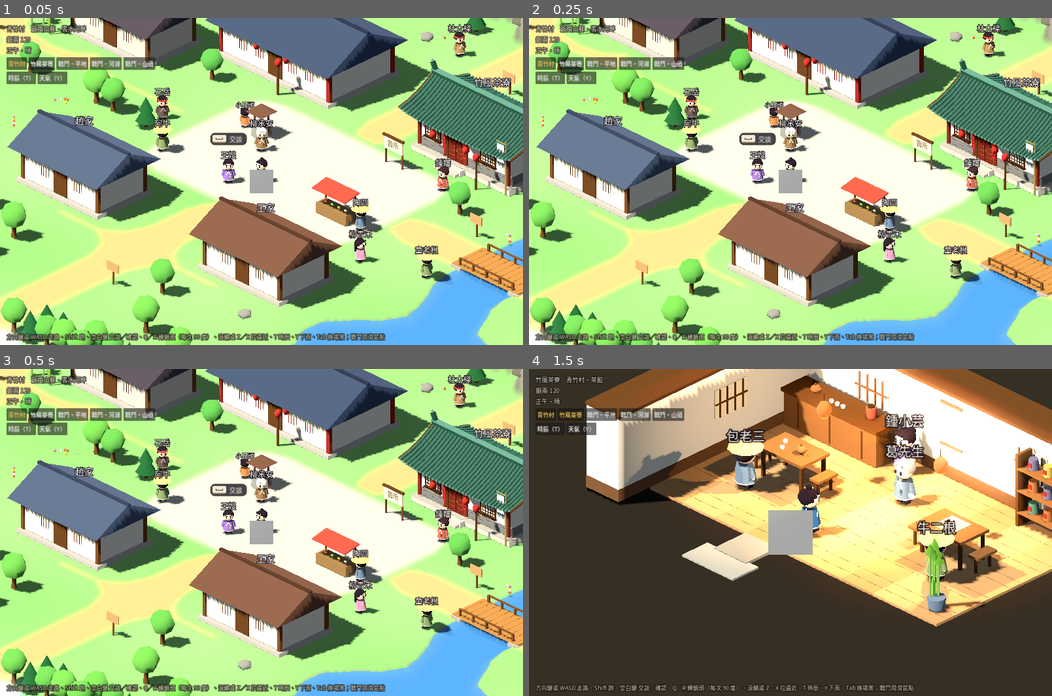
Above: before the commit, frames 1-4 (two rows, left to right).
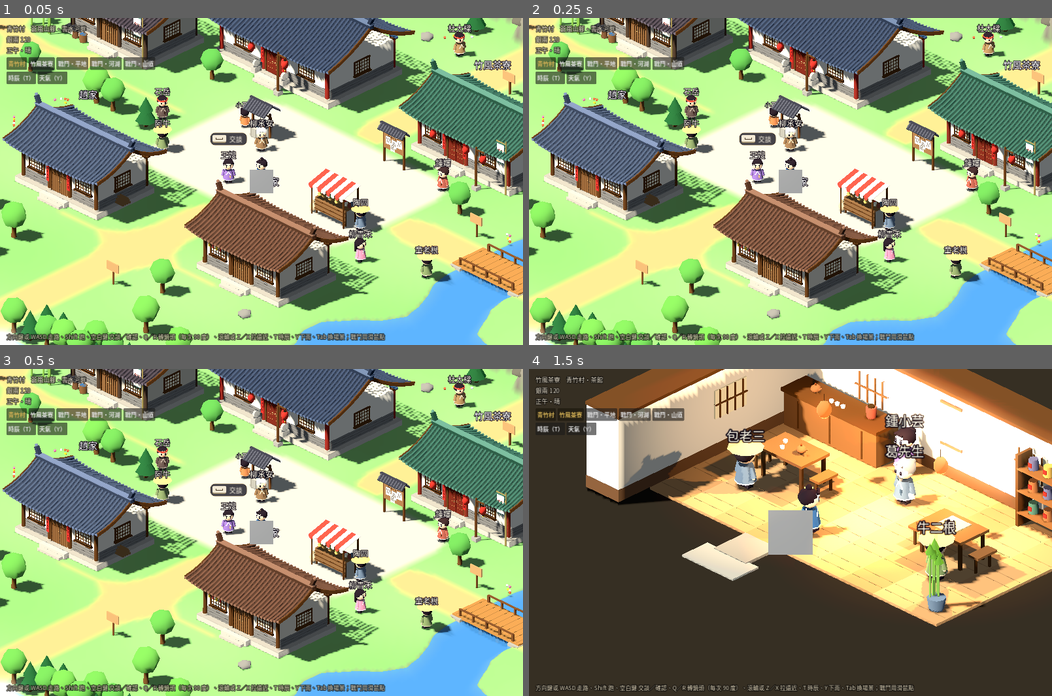
Above: after the commit, the same moments.

Repository: aidankaokao/wuxia-pixel-game
Game: Godot game, scene res://scenes/main.tscn
Two runs of this game, one before a commit and one after it. Both use one fixed random seed, a clock stepped at 60 frames per second and the inputs below.
Inputs (mouse positions are in pixels of both pictures, inside the frame that each line leads up to):
- Up to frame 1 (0.05 s): no input
- Up to frame 2 (0.25 s): no input
- Up to frame 3 (0.5 s): no input
- Up to frame 4 (1.5 s): click "竹風茶寮" at 0.5 s; tap Enter at 1.25 s; move the mouse to (905, 516) at 1.27 s; hold Right from 1.28 s (still down); hold Z from 1.28 s (still down); click (905, 516) at 1.42 s

The runs differ from the first frame. In frame 1, 21% of the frame differs, in the area x 0-100%, y 0-90%; in frame 2, 21%; in frame 3, 21%; in frame 4, nothing differs.

Commit message:
Godot 版：精細版房子套到全村（五種樣式），水井、攤子、告示欄、燈籠柱精細版
Co-Authored-By: Claude Opus 5.5 <noreply@anthropic.com>

Diff:
--- a/godot/scripts/fine_house.gd
+++ b/godot/scripts/fine_house.gd
@@ -1,5 +1,5 @@
 class_name FineHouse
-## 精細版的房子（先做竹風茶寮給使用者看）：
+## 精細版的房子（青竹村五種樣式：大宅、茶寮、鐵鋪、兩種民居）：
 ## - 屋頂：中間微微下凹的兩面坡，一行行筒瓦從屋脊排到屋簷，簷口一排瓦當；屋脊兩端往上翹，屋簷四角飛起；兩頭有博風板。
 ## - 屋身：石砌台基與門前石階、朱紅圓柱、柱頭的小斗拱、額枋、下半截磚牆；格子窗（窗櫺）、兩扇門板（門釘、門環）、
 ##   門邊一對春聯、門楣上的匾額、簷下兩盞燈籠，門前一支寫著「茶」的幌子。
@@ -8,10 +8,20 @@
 const PLINTH := 0.25
 const WALL_H := 1.5
 
+## 各樣式的細節：柱子顏色、柱頭彩繪色、牆色、門要不要門釘（大戶、店家才有）、春聯、屋頂高、額外的擺設
+const STYLE := {
+	"hall": {"pillar": "8a2e26", "band": "3e5a7a", "wall": "ece2cc", "studs": true, "couplet": ["耕讀傳家", "勤儉持身"], "rise": 1.45, "extra": "drums"},
+	"teahouse": {"pillar": "7a3226", "band": "3e6656", "wall": "ece2cc", "studs": true, "couplet": ["竹影搖風", "茶香引客"], "rise": 1.15, "extra": ""},
+	"smithy": {"pillar": "4a3a2e", "band": "5a4a44", "wall": "c9bda6", "studs": false, "couplet": [], "rise": 1.05, "extra": "forge"},
+	"house": {"pillar": "5a3a22", "band": "", "wall": "e8dcc4", "studs": false, "couplet": ["春回大地", "福滿人間"], "rise": 1.05, "extra": "firewood"},
+	"house2": {"pillar": "5a3a22", "band": "", "wall": "e4d6bc", "studs": false, "couplet": [], "rise": 1.05, "extra": "corn"},
+}
+
 
 ## v 是村子（燈籠要登記到它的 lamps 才會隨時辰亮）；回傳整棟房子
 static func build(v: Village, b: Dictionary) -> Node3D:
 	var st: Dictionary = b.st
+	var S: Dictionary = STYLE.get(b.style, STYLE["house"])
 	var w: float = st.w
 	var d: float = st.h
 	var root := Node3D.new()
@@ -19,9 +29,10 @@
 	var back := 0.7
 	var cz := (front + back) / 2.0
 	var door_x: float = st.door + 0.5
-	var timber := Color("7a3226")
+	var timber := Color(S.pillar)
 	var wood := Color("5a3a22")
-	var plaster := Color("ece2cc")
+	var band := Color(S.band) if S.band != "" else wood
+	var plaster := Color(st.get("wall", S.wall))
 	var stone := Color("b8b0a0")
 	var base_y := PLINTH
 	var top_y := PLINTH + WALL_H
@@ -46,21 +57,26 @@
 	# ── 柱子：前排（兩端、門兩側）、後排兩端；柱頭一個小斗拱 ──
 	var cols := [0.3, door_x - 0.62, door_x + 0.62, w - 0.3]
 	for x in cols:
-		_pillar(root, Vector3(x, base_y, fz + 0.06), timber)
+		_pillar(root, Vector3(x, base_y, fz + 0.06), timber, band)
 	for x in [0.3, w - 0.3]:
-		_pillar(root, Vector3(x, base_y, cz - body_d / 2.0 - 0.06), timber)
+		_pillar(root, Vector3(x, base_y, cz - body_d / 2.0 - 0.06), timber, band)
 	# 額枋（柱子之間的橫樑）與樑上的彩繪色帶
 	root.add_child(Mk.box(Vector3(w - 0.4, 0.18, 0.12), timber, Vector3(wx, top_y - 0.12, fz + 0.06)))
-	root.add_child(Mk.box(Vector3(w - 0.6, 0.06, 0.13), Color("3e6656"), Vector3(wx, top_y - 0.12, fz + 0.065)))
-
-	# ── 門：兩扇門板、門釘、門環，門框 ──
+	root.add_child(Mk.box(Vector3(w - 0.6, 0.06, 0.13), band, Vector3(wx, top_y - 0.12, fz + 0.065)))
+
+	# ── 門：兩扇門板（大戶、店家是紅漆加門釘，民居是木板拼的），門環，門框 ──
 	var leaf_w := 0.48
 	for side in [-1, 1]:
 		var cx: float = door_x + side * leaf_w / 2.0
-		root.add_child(Mk.box(Vector3(leaf_w - 0.03, 1.15, 0.06), Color("6a2a20"), Vector3(cx, base_y + 0.575, fz + 0.02)))
-		for r in 4:
-			for c in 3:
-				root.add_child(Mk.ball(0.018, Color("d8b060"), Vector3(cx - 0.13 + c * 0.13, base_y + 0.3 + r * 0.22, fz + 0.06), 4))
+		root.add_child(Mk.box(Vector3(leaf_w - 0.03, 1.15, 0.06), Color("6a2a20") if S.studs else Color("7a5636"), Vector3(cx, base_y + 0.575, fz + 0.02)))
+		if S.studs:
+			for r in 4:
+				for c in 3:
+					root.add_child(Mk.ball(0.018, Color("d8b060"), Vector3(cx - 0.13 + c * 0.13, base_y + 0.3 + r * 0.22, fz + 0.06), 4))
+		else:
+			for k in 3:
+				root.add_child(Mk.box(Vector3(0.012, 1.1, 0.065), Color("5a3a22"), Vector3(cx - 0.12 + k * 0.12, base_y + 0.575, fz + 0.025)))
+			root.add_child(Mk.box(Vector3(leaf_w - 0.06, 0.05, 0.07), Color("5a3a22"), Vector3(cx, base_y + 0.85, fz + 0.03)))
 		var ring := MeshInstance3D.new()
 		var tm := TorusMesh.new()
 		tm.inner_radius = 0.035
@@ -77,8 +93,8 @@
 		root.add_child(Mk.box(Vector3(0.08, 1.2, 0.1), wood, Vector3(door_x + side * (leaf_w + 0.04), base_y + 0.6, fz + 0.04)))
 
 	# ── 春聯（門邊兩根柱子上） ──
-	var lines := ["竹影搖風", "茶香引客"]
-	for i in 2:
+	var lines: Array = S.couplet
+	for i in lines.size():
 		var x: float = door_x + (-0.62 if i == 0 else 0.62)
 		root.add_child(Mk.box(Vector3(0.15, 0.82, 0.02), Color("c8302a"), Vector3(x, base_y + 0.85, fz + 0.16)))
 		var t := Label3D.new()
@@ -115,21 +131,104 @@
 		root.add_child(t2)
 
 	# ── 屋頂 ──
-	_roof(root, st, w, back, front, cz, top_y + 0.05)
+	_roof(root, st, w, back, front, cz, top_y + 0.05, S.rise)
 
 	# ── 簷下燈籠、門前幌子 ──
-	for lx in [door_x - 1.0, door_x + 1.0]:
-		v._lantern(root, Vector3(lx, top_y - 0.35, fz + 0.45))
-	_flag(root, Vector3(w - 0.25, 0, front + 0.25), "茶")
+	if st.get("lanterns", false):
+		for lx in [door_x - 1.0, door_x + 1.0]:
+			v._lantern(root, Vector3(lx, top_y - 0.35, fz + 0.45))
+	var flag: String = b.get("flag", "")
+	if flag != "":
+		_flag(root, Vector3(w - 0.25, 0, front + 0.25), flag)
+	# ── 各樣式自己的東西 ──
+	match S.extra:
+		"drums":
+			# 大宅門口一對抱鼓石
+			for side in [-1, 1]:
+				var p := Vector3(door_x + side * 0.85, base_y, fz + 0.32)
+				root.add_child(Mk.box(Vector3(0.24, 0.22, 0.4), Color("a8a296"), p + Vector3(0, 0.11, 0)))
+				var drum := Mk.cyl(0.17, 0.17, 0.12, Color("b8b2a4"), p + Vector3(0, 0.38, 0), 12)
+				drum.rotation.z = PI / 2.0
+				root.add_child(drum)
+		"forge":
+			# 鐵鋪：屋後的石砌煙囪（冒煙）、門外的鐵砧與淬火的水桶
+			var ch := Vector3(w - 1.3, 0, cz - 0.4)
+			root.add_child(Mk.box(Vector3(0.45, top_y + S.rise + 0.9, 0.45), Color("8a8478"), ch + Vector3(0, (top_y + S.rise + 0.9) / 2.0, 0)))
+			root.add_child(Mk.box(Vector3(0.55, 0.1, 0.55), Color("6a6660"), ch + Vector3(0, top_y + S.rise + 0.9, 0)))
+			_smoke(root, ch + Vector3(0, top_y + S.rise + 1.0, 0))
+			var an := Vector3(0.75, 0, front + 0.3)
+			root.add_child(Mk.cyl(0.13, 0.16, 0.35, Color("6a4a32"), an + Vector3(0, 0.175, 0), 8))
+			root.add_child(Mk.box(Vector3(0.42, 0.14, 0.18), Color("3a3a40"), an + Vector3(0, 0.42, 0)))
+			root.add_child(Mk.cone(0.07, 0.2, Color("3a3a40"), an + Vector3(-0.28, 0.43, 0), 4))
+			root.get_child(root.get_child_count() - 1).rotation.z = PI / 2.0
+			root.add_child(Mk.cyl(0.18, 0.16, 0.36, Color("7a5636"), an + Vector3(0.5, 0.18, 0.05), 10))
+			root.add_child(Mk.cyl(0.15, 0.15, 0.02, Color("3a5f86"), an + Vector3(0.5, 0.35, 0.05), 10))
+		"firewood":
+			# 民居：側牆邊一堆劈好的柴
+			var fw := Vector3(w - 0.12, base_y, cz + 0.2)
+			for r in 3:
+				for k in 4 - r:
+					var log := Mk.cyl(0.06, 0.06, 0.7, Color("8a6440"), fw + Vector3(0, 0.06 + r * 0.11, -0.2 + k * 0.13 + r * 0.06), 6)
+					log.rotation.x = PI / 2.0
+					log.rotation.y = PI / 2.0
+					root.add_child(log)
+		"corn":
+			# 民居：簷下掛著一串串玉米與辣椒
+			for k in 4:
+				var p := Vector3(0.7 + k * 0.22, top_y - 0.25, fz + 0.2)
+				root.add_child(Mk.cyl(0.005, 0.005, 0.2, Color("3a2a1a"), p + Vector3(0, 0.12, 0), 3))
+				for r in 3:
+					root.add_child(Mk.ball(0.045, Color("e8b830") if k % 2 == 0 else Color("c8302a"), p - Vector3(0, r * 0.08, 0), 5))
 	return root
 
 
+## 煙囪的煙：幾團灰白的小雲慢慢往上飄（GPU 粒子）
+static func _smoke(root: Node3D, at: Vector3) -> void:
+	var fx := GPUParticles3D.new()
+	fx.amount = 10
+	fx.lifetime = 3.0
+	fx.position = at
+	var pm := ParticleProcessMaterial.new()
+	pm.direction = Vector3(0.2, 1, 0)
+	pm.spread = 12.0
+	pm.initial_velocity_min = 0.3
+	pm.initial_velocity_max = 0.5
+	pm.gravity = Vector3.ZERO
+	pm.scale_min = 0.6
+	pm.scale_max = 1.2
+	var curve := Curve.new()
+	curve.add_point(Vector2(0, 0.4))
+	curve.add_point(Vector2(1, 1.4))
+	var ct := CurveTexture.new()
+	ct.curve = curve
+	pm.scale_curve = ct
+	var grad := Gradient.new()
+	grad.set_color(0, Color(0.85, 0.85, 0.85, 0.6))
+	grad.set_color(1, Color(0.85, 0.85, 0.85, 0.0))
+	var gt := GradientTexture1D.new()
+	gt.gradient = grad
+	pm.color_ramp = gt
+	fx.process_material = pm
+	var puff := SphereMesh.new()
+	puff.radius = 0.16
+	puff.height = 0.32
+	puff.radial_segments = 6
+	puff.rings = 3
+	var m := StandardMaterial3D.new()
+	m.vertex_color_use_as_albedo = true
+	m.transparency = BaseMaterial3D.TRANSPARENCY_ALPHA
+	m.shading_mode = BaseMaterial3D.SHADING_MODE_UNSHADED
+	puff.material = m
+	fx.draw_pass_1 = puff
+	root.add_child(fx)
+
+
 ## 圓柱：柱礎（石墩）、紅漆柱身、柱頭斗拱
-static func _pillar(root: Node3D, at: Vector3, timber: Color) -> void:
+static func _pillar(root: Node3D, at: Vector3, timber: Color, band: Color) -> void:
 	root.add_child(Mk.cyl(0.13, 0.15, 0.1, Color("a8a090"), at + Vector3(0, 0.05, 0), 8))
 	root.add_child(Mk.cyl(0.085, 0.09, WALL_H, timber, at + Vector3(0, WALL_H / 2.0, 0), 10))
 	root.add_child(Mk.box(Vector3(0.26, 0.08, 0.26), Color("5a3a22"), at + Vector3(0, WALL_H + 0.02, 0)))
-	root.add_child(Mk.box(Vector3(0.4, 0.07, 0.14), Color("3e6656"), at + Vector3(0, WALL_H + 0.09, 0)))
+	root.add_child(Mk.box(Vector3(0.4, 0.07, 0.14), band, at + Vector3(0, WALL_H + 0.09, 0)))
 
 
 ## 格子窗：木框、糊窗紙、直橫的窗櫺；yaw 是面向（0 朝前）
@@ -153,12 +252,11 @@
 
 
 ## 屋頂：兩面坡（中間略凹）＋筒瓦＋瓦當＋屋脊（兩端翹起）＋博風板；屋簷四角飛起
-static func _roof(root: Node3D, st: Dictionary, w: float, back: float, front: float, cz: float, eave_y: float) -> void:
+static func _roof(root: Node3D, st: Dictionary, w: float, back: float, front: float, cz: float, eave_y: float, rise: float) -> void:
 	var over_x := 0.4
 	var over_z := 0.6
 	var x0 := -over_x + 0.05
 	var x1 := w + over_x - 0.05
-	var rise := 1.15
 	var ridge_y := eave_y + rise
 	var sag := 0.1
 	var lift := 0.22
--- /dev/null
+++ b/godot/scripts/fine_props.gd
@@ -0,0 +1,160 @@
+class_name FineProps
+## 精細版的擺設（跟 fine_house.gd 同一套做法）：水井、攤子、燈籠柱、告示欄。
+## g 是擺設的節點（原點在擺設佔地的中心、地面上），v 是村子（燈籠要登記才會隨時辰亮）。
+
+
+## 小小的兩面坡瓦頂：屋脊沿 x，寬 w、深 dd，屋脊高 ridge、簷高 eave
+static func _tiny_roof(g: Node3D, w: float, dd: float, ridge: float, eave: float, roof: Color, dark: Color) -> void:
+	var tube := CylinderMesh.new()
+	tube.top_radius = 1.0
+	tube.bottom_radius = 1.0
+	tube.height = 1.0
+	tube.radial_segments = 5
+	tube.rings = 1
+	var tiles := Mk.Batch.new(tube, roof)
+	for side in [-1, 1]:
+		var a := Vector3(0, ridge, 0)
+		var b := Vector3(0, eave, side * dd / 2.0)
+		var slab := MeshInstance3D.new()
+		var bm := BoxMesh.new()
+		bm.size = Vector3(1, 1, 1)
+		slab.mesh = bm
+		slab.material_override = Mk.mat(dark)
+		var t := Mk.span(a, b, Vector2(w, 0.04))
+		slab.transform = t
+		g.add_child(slab)
+		var n := int(w / 0.16)
+		for i in n + 1:
+			var x := -w / 2.0 + 0.05 + i * (w - 0.1) / n
+			tiles.add_xf(Mk.span(a + Vector3(x, 0.04, 0), b + Vector3(x, 0.04, 0), Vector2(0.035, 0.035)))
+	g.add_child(tiles.build())
+	g.add_child(Mk.box(Vector3(w + 0.06, 0.08, 0.1), dark, Vector3(0, ridge + 0.03, 0)))
+
+
+## 水井：石塊砌的井口、井水、木頭轆轤（繩子、搖把）、井邊的木桶、小瓦頂
+static func well(g: Node3D) -> void:
+	var stones := [Color("9a968a"), Color("8a867a"), Color("a8a296")]
+	for i in 12:
+		var a := TAU * i / 12.0
+		var blk := Mk.box(Vector3(0.24, 0.42, 0.13), stones[i % 3], Vector3(cos(a) * 0.4, 0.21, sin(a) * 0.4))
+		blk.rotation.y = -a + PI / 2.0
+		g.add_child(blk)
+	g.add_child(Mk.cyl(0.47, 0.47, 0.06, Color("b0aa9c"), Vector3(0, 0.44, 0), 12))
+	g.add_child(Mk.cyl(0.33, 0.33, 0.07, Color("2a3a4a"), Vector3(0, 0.44, 0), 12))
+	# 轆轤
+	for side in [-1, 1]:
+		g.add_child(Mk.box(Vector3(0.08, 1.15, 0.08), Color("6a4428"), Vector3(side * 0.52, 0.6, 0)))
+	var axle := Mk.cyl(0.035, 0.035, 1.1, Color("7a5636"), Vector3(0, 1.02, 0), 6)
+	axle.rotation.z = PI / 2.0
+	g.add_child(axle)
+	var coil := Mk.cyl(0.08, 0.08, 0.36, Color("c8b07a"), Vector3(0, 1.02, 0), 8)
+	coil.rotation.z = PI / 2.0
+	g.add_child(coil)
+	g.add_child(Mk.box(Vector3(0.04, 0.22, 0.04), Color("6a4428"), Vector3(0.6, 0.93, 0)))
+	g.add_child(Mk.box(Vector3(0.14, 0.04, 0.04), Color("6a4428"), Vector3(0.66, 0.83, 0)))
+	g.add_child(Mk.cyl(0.008, 0.008, 0.5, Color("c8b07a"), Vector3(0, 0.77, 0.06), 3))
+	# 井邊的木桶
+	g.add_child(Mk.cyl(0.12, 0.1, 0.2, Color("8a6440"), Vector3(0.32, 0.57, 0.28), 8))
+	g.add_child(Mk.cyl(0.125, 0.125, 0.025, Color("4a4a50"), Vector3(0.32, 0.6, 0.28), 8))
+	_tiny_roof(g, 1.3, 1.0, 1.55, 1.18, Color("5a5a62"), Color("3a3a42"))
+
+
+## 攤子：木頭攤台（前面一塊擋板）、紅白條紋布棚與波浪垂邊、攤上的竹籃與貨、棚下掛的東西、地上的麻袋
+static func stall(g: Node3D, w: float) -> void:
+	var wood := Color("8a6440")
+	var dark := Color("5a3a22")
+	var tw := w * 0.92
+	g.add_child(Mk.box(Vector3(tw, 0.06, 0.7), wood, Vector3(0, 0.75, 0)))
+	g.add_child(Mk.box(Vector3(tw, 0.55, 0.04), wood.darkened(0.1), Vector3(0, 0.45, 0.33)))
+	for k in 3:
+		g.add_child(Mk.box(Vector3(tw, 0.03, 0.05), dark, Vector3(0, 0.25 + k * 0.2, 0.35)))
+	for sx in [-1, 1]:
+		for sz in [-1, 1]:
+			g.add_child(Mk.box(Vector3(0.06, 0.75, 0.06), dark, Vector3(sx * (tw / 2.0 - 0.05), 0.375, sz * 0.3)))
+	# 棚子：前低後高，紅白相間的布條
+	var back_h := 1.75
+	var front_h := 1.45
+	for sx in [-1, 1]:
+		g.add_child(Mk.box(Vector3(0.05, back_h, 0.05), dark, Vector3(sx * (w / 2.0 - 0.04), back_h / 2.0, -0.38)))
+		g.add_child(Mk.box(Vector3(0.05, front_h, 0.05), dark, Vector3(sx * (w / 2.0 - 0.04), front_h / 2.0, 0.5)))
+	var strips := 8
+	var sw := (w + 0.1) / strips
+	for i in strips:
+		var x := -(w + 0.1) / 2.0 + (i + 0.5) * sw
+		var cloth := MeshInstance3D.new()
+		var bm := BoxMesh.new()
+		bm.size = Vector3(1, 1, 1)
+		cloth.mesh = bm
+		cloth.material_override = Mk.mat(Color("c8463a") if i % 2 == 0 else Color("f2e8d2"))
+		cloth.transform = Mk.span(Vector3(x, back_h + 0.02, -0.45), Vector3(x, front_h + 0.02, 0.6), Vector2(sw, 0.03))
+		g.add_child(cloth)
+		# 波浪垂邊
+		var flap := Mk.ball(sw / 2.0, Color("c8463a") if i % 2 == 0 else Color("f2e8d2"), Vector3(x, front_h - 0.04, 0.6), 6)
+		flap.scale = Vector3(1, 0.9, 0.12)
+		g.add_child(flap)
+	# 攤上的貨：三個竹籃（裝著果菜）、一疊藥包、兩個罐子
+	var produce := [Color("e8603c"), Color("86c255"), Color("f2c230")]
+	for i in 3:
+		var bx := -tw / 2.0 + 0.3 + i * 0.38
+		g.add_child(Mk.cyl(0.15, 0.12, 0.12, Color("b08a50"), Vector3(bx, 0.84, 0.05), 10))
+		for k in 5:
+			g.add_child(Mk.ball(0.05, produce[i], Vector3(bx + (Mk.h01(i, k) - 0.5) * 0.16, 0.92, 0.05 + (Mk.h01(k, i) - 0.5) * 0.16), 5))
+	for k in 3:
+		var pk := Mk.box(Vector3(0.16, 0.06, 0.12), Color("efe4c8"), Vector3(tw / 2.0 - 0.35, 0.81 + k * 0.065, 0.0))
+		pk.rotation.y = (k - 1) * 0.15
+		g.add_child(pk)
+	g.add_child(Mk.box(Vector3(0.06, 0.07, 0.125), Color("c8302a"), Vector3(tw / 2.0 - 0.35, 0.97, 0.0)))
+	for k in 2:
+		g.add_child(Mk.cyl(0.07, 0.08, 0.18, Color("5a6a7a") if k == 0 else Color("8a4a3a"), Vector3(tw / 2.0 - 0.12, 0.87, -0.2 + k * 0.18), 8))
+	# 棚下掛的葫蘆、蒜頭
+	for i in 3:
+		var hx := -w / 2.0 + 0.45 + i * 0.5
+		var hz := 0.42
+		g.add_child(Mk.cyl(0.006, 0.006, 0.22, Color("3a2a1a"), Vector3(hx, front_h - 0.12, hz), 3))
+		if i % 2 == 0:
+			g.add_child(Mk.ball(0.06, Color("d8b860"), Vector3(hx, front_h - 0.27, hz), 6))
+			g.add_child(Mk.ball(0.085, Color("d8b860"), Vector3(hx, front_h - 0.38, hz), 6))
+		else:
+			for k in 3:
+				g.add_child(Mk.ball(0.045, Color("f0ece0"), Vector3(hx + (k - 1) * 0.05, front_h - 0.27 - absf(k - 1) * 0.04, hz), 5))
+	# 地上的麻袋
+	var sack := Mk.ball(0.2, Color("c8b08a"), Vector3(-w / 2.0 - 0.1, 0.2, 0.25), 7)
+	sack.scale = Vector3(0.9, 1.1, 0.9)
+	g.add_child(sack)
+	g.add_child(Mk.cyl(0.05, 0.08, 0.1, Color("b09a74"), Vector3(-w / 2.0 - 0.1, 0.45, 0.25), 6))
+
+
+## 燈籠柱：石墩、木柱、挑出去的橫桿、垂著流蘇的紅燈籠
+static func lantern_post(g: Node3D, v: Village) -> void:
+	g.add_child(Mk.box(Vector3(0.3, 0.18, 0.3), Color("9a968a"), Vector3(0, 0.09, 0)))
+	g.add_child(Mk.cyl(0.05, 0.06, 1.9, Color("5a3a22"), Vector3(0, 1.1, 0), 6))
+	g.add_child(Mk.box(Vector3(0.5, 0.05, 0.05), Color("5a3a22"), Vector3(0.22, 1.95, 0)))
+	g.add_child(Mk.box(Vector3(0.04, 0.3, 0.04), Color("5a3a22"), Vector3(0.12, 1.82, 0)))
+	g.add_child(Mk.cyl(0.006, 0.006, 0.14, Color("3a2a1a"), Vector3(0.42, 1.88, 0), 3))
+	v._lantern(g, Vector3(0.42, 1.62, 0))
+	g.add_child(Mk.cyl(0.06, 0.06, 0.04, Color("2a1f18"), Vector3(0.42, 1.83, 0), 8))
+	g.add_child(Mk.cyl(0.06, 0.06, 0.04, Color("2a1f18"), Vector3(0.42, 1.41, 0), 8))
+	g.add_child(Mk.cone(0.03, 0.18, Color("e8c040"), Vector3(0.42, 1.3, 0), 5))
+	g.get_child(g.get_child_count() - 1).rotation.x = PI
+
+
+## 告示欄：兩根柱子、木板上貼著幾張告示（有新有舊、歪歪的）、上面一個小瓦頂
+static func bulletin(g: Node3D) -> void:
+	for dx in [-0.6, 0.6]:
+		g.add_child(Mk.box(Vector3(0.08, 1.6, 0.08), Color("5a3a22"), Vector3(dx, 0.8, -0.04)))
+	g.add_child(Mk.box(Vector3(1.2, 0.72, 0.05), Color("8a6440"), Vector3(0, 1.05, -0.02)))
+	var papers := [[-0.32, 1.12, 0.05, Color("f2ead2")], [0.05, 1.05, -0.06, Color("e8dcbc")], [0.36, 1.15, 0.08, Color("f4ecd8")], [-0.05, 0.86, 0.02, Color("e0d2b0")]]
+	for p in papers:
+		var sheet := Mk.box(Vector3(0.3, 0.38, 0.01), p[3], Vector3(p[0], p[1], 0.012))
+		sheet.rotation.z = p[2]
+		g.add_child(sheet)
+		for k in 3:
+			var line := Mk.box(Vector3(0.2, 0.012, 0.005), Color("4a3a2a"), Vector3(p[0], p[1] + 0.08 - k * 0.07, 0.02))
+			line.rotation.z = p[2]
+			g.add_child(line)
+	var t := Mk.label("告示", 30, Color("3a2418"), Color(0, 0, 0, 0))
+	t.billboard = BaseMaterial3D.BILLBOARD_DISABLED
+	t.position = Vector3(0, 1.48, 0.03)
+	g.add_child(Mk.box(Vector3(0.5, 0.18, 0.03), Color("e8dcbc"), Vector3(0, 1.48, 0.0)))
+	g.add_child(t)
+	_tiny_roof(g, 1.5, 0.5, 1.82, 1.6, Color("5a5a62"), Color("3a3a42"))
--- a/godot/scripts/mk.gd
+++ b/godot/scripts/mk.gd
@@ -132,11 +132,13 @@
 		return mi
 
 
-## 從 a 到 b 的一根棒子（圓柱或方塊的 Y 軸對準 a→b，長度剛好）的變換；mesh 的高要是 1
+## 從 a 到 b 的一根棒子（圓柱或方塊的 Y 軸對準 a→b，長度剛好）的變換；mesh 的高要是 1。
+## thick.x 是水平那一邊的寬，thick.y 是另一邊（例如斜放的木板，x 是板寬、y 是板厚）
 static func span(a: Vector3, b: Vector3, thick := Vector2(1, 1)) -> Transform3D:
 	var d := b - a
 	var y := d.normalized()
-	var x := y.cross(Vector3.FORWARD if absf(y.dot(Vector3.FORWARD)) < 0.9 else Vector3.RIGHT).normalized()
+	# 橫的棒子：寬度方向取水平（跟 y 垂直）；幾乎直立的才改用前後方向
+	var x := (y.cross(Vector3.UP) if absf(y.y) < 0.9 else y.cross(Vector3.FORWARD)).normalized()
 	var z := x.cross(y).normalized()
 	return Transform3D(Basis(x * thick.x, y * d.length(), z * thick.y), (a + b) / 2.0)
 
--- a/godot/scripts/village.gd
+++ b/godot/scripts/village.gd
@@ -13,8 +13,7 @@
 	"tao": {"x": 32, "y": 22, "face": Vector3(-1, 0, 0), "title": "陶四的貨郎攤", "stock": ["jinchuang", "tea", "herb", "rice", "flour", "egg", "greens", "sugar"], "greet": "走過路過不要錯過！傷藥、茶葉、草藥，樣樣都有。獸皮、獸肉也收！"},
 	"zhong": {"x": 32, "y": 17, "face": Vector3(0, 0, 1), "title": "鍾嬸的茶攤", "stock": ["tea", "egg"], "greet": "來啦！坐下喝碗茶歇歇腳？"},
 }
-## 做成精細版的房子（瓦片屋頂、斗拱、格子窗……，見 fine_house.gd）
-const FINE := ["竹風茶寮"]
+## 精細版的房子（瓦片屋頂、斗拱、格子窗……，見 fine_house.gd）；有樣式設定的都用精細版
 
 ## 做好室內的房子（地圖 id）
 const ROOMS := ["qz_tea"]
@@ -528,10 +527,10 @@
 	doors[dt] = b
 	props.append({"node": null, "def": {"sprite": "door", "label": "進去", "lines": [], "door": dt}, "at": Vector2(dt.x + 0.5, dt.y + 0.5)})
 	# 做好精細版的房子（fine_house.gd）
-	if b.name in FINE:
+	if FineHouse.STYLE.has(b.style):
 		root.add_child(FineHouse.build(self, b))
 		var lb := Mk.label(b.name, 36)
-		lb.position = Vector3(w / 2.0, 3.7, d / 2.0)
+		lb.position = Vector3(w / 2.0, 3.4 + FineHouse.STYLE[b.style].rise, d / 2.0)
 		root.add_child(lb)
 		return
 	var wall := Color(st.get("wall", "e8dcc4"))
@@ -624,38 +623,18 @@
 	add_child(g)
 	props.append({"node": g, "def": p, "at": Vector2(p.x + w / 2.0, p.y + 0.5)})
 	match p.sprite:
+		# 精細版（fine_props.gd）
 		"lantern_post":
-			g.add_child(Mk.cyl(0.05, 0.06, 1.6, Color("5a3a22"), Vector3(0, 0.8, 0), 5))
-			_lantern(g, Vector3(0, 1.55, 0))
+			FineProps.lantern_post(g, self)
 		"well":
-			g.add_child(Mk.cyl(0.42, 0.45, 0.45, Color("8e8a80"), Vector3(0, 0.22, 0), 10))
-			g.add_child(Mk.cyl(0.36, 0.36, 0.05, Color("2a4a6a"), Vector3(0, 0.4, 0), 10))
-			var rf := Mk.cone(0.7, 0.4, Color("6a4a3a"), Vector3(0, 1.3, 0), 4)
-			rf.rotation.y = PI / 4.0
-			g.add_child(rf)
-			for dx in [-0.4, 0.4]:
-				g.add_child(Mk.box(Vector3(0.06, 1.1, 0.06), Color("6a4428"), Vector3(dx, 0.6, 0)))
+			FineProps.well(g)
 		"stall":
-			g.add_child(Mk.box(Vector3(w * 0.9, 0.5, 0.6), Color("8a6a42"), Vector3(0, 0.25, 0)))
-			var canopy := Mk.box(Vector3(w, 0.06, 0.9), Color("c84a3a"), Vector3(0, 1.3, 0))
-			canopy.rotation.x = 0.2
-			g.add_child(canopy)
-			for dx in [-w / 2.0 + 0.1, w / 2.0 - 0.1]:
-				g.add_child(Mk.box(Vector3(0.06, 1.3, 0.06), Color("6a4428"), Vector3(dx, 0.65, -0.3)))
-			for i in 4:
-				g.add_child(Mk.ball(0.08, [Color("e8603c"), Color("86c255"), Color("f2c230"), Color("d8c8a0")][i], Vector3(-0.6 + i * 0.4, 0.56, 0), 6))
+			FineProps.stall(g, w)
 		"stele":
 			g.add_child(Mk.box(Vector3(0.6, 1.2, 0.25), Color("8a8a86"), Vector3(0, 0.6, 0)))
 			g.add_child(Mk.box(Vector3(0.75, 0.15, 0.4), Color("6a6a66"), Vector3(0, 0.07, 0)))
 		"bulletin":
-			g.add_child(Mk.box(Vector3(1.1, 0.6, 0.06), Color("d8c8a0"), Vector3(0, 1.0, 0)))
-			g.add_child(Mk.box(Vector3(1.25, 0.08, 0.12), Color("5a3a22"), Vector3(0, 1.34, 0)))
-			for dx in [-0.5, 0.5]:
-				g.add_child(Mk.box(Vector3(0.07, 1.3, 0.07), Color("6a4428"), Vector3(dx, 0.65, -0.04)))
-			var t := Mk.label("告示", 30, Color("3a2418"), Color(0, 0, 0, 0))
-			t.billboard = BaseMaterial3D.BILLBOARD_DISABLED
-			t.position = Vector3(0, 1.05, 0.04)
-			g.add_child(t)
+			FineProps.bulletin(g)
 		_:
 			g.add_child(Mk.box(Vector3(0.7, 0.4, 0.06), Color("b08a5a"), Vector3(0, 0.85, 0)))
 			g.add_child(Mk.box(Vector3(0.07, 0.9, 0.07), Color("6a4428"), Vector3(0, 0.45, -0.04)))
Not shown, changed: CLAUDE.md
Not shown, changed: PLAN.md
